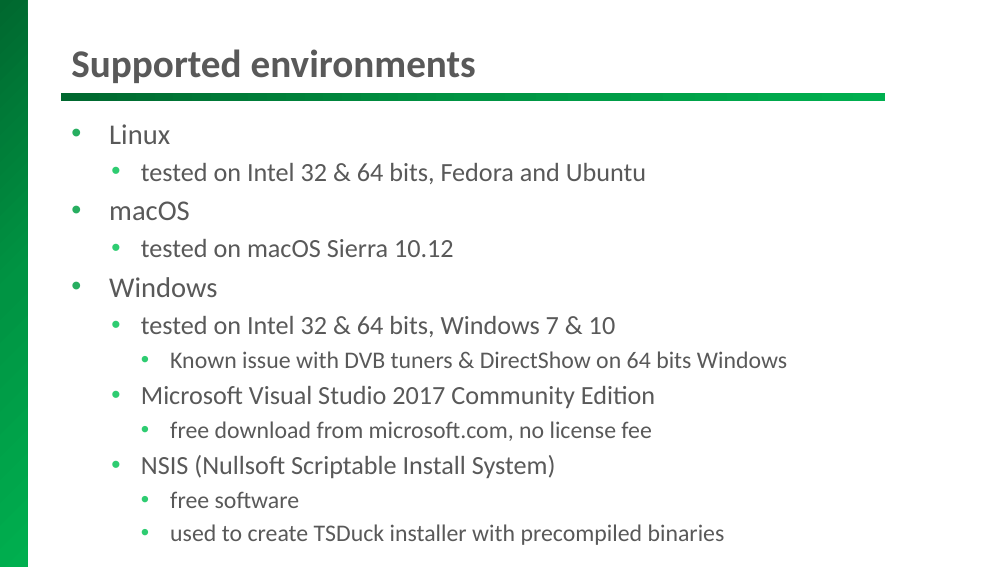
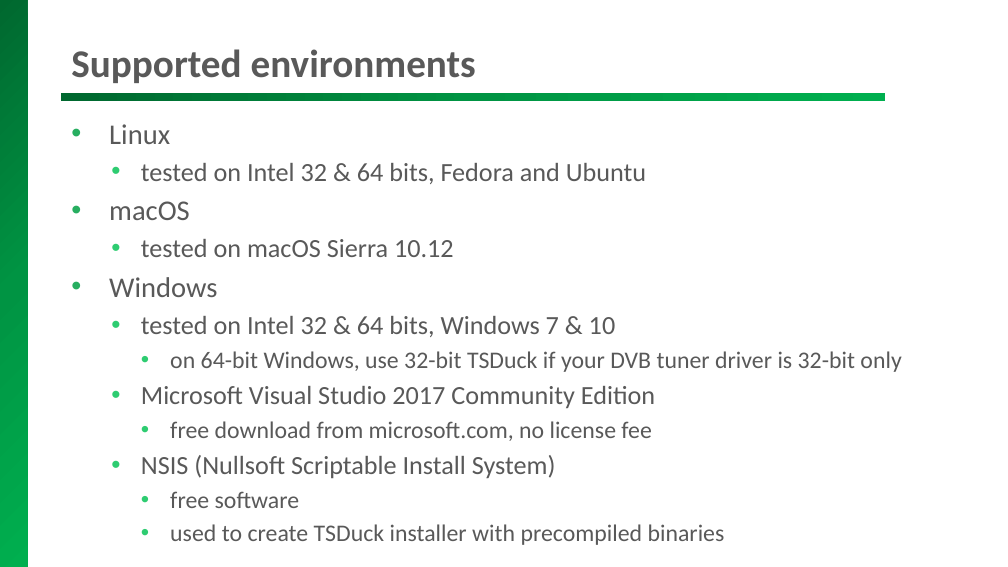
Before and after one commit to tsduck/tsduck, a slide deck: slide 27 of doc/tsduck-presentation.pptx. Drawn at 1008x567 pixels with LibreOffice and Linux fonts; fonts in the diff are those of the drawing; background and template pictures are left out. Boxes give left, top, right and bottom in pixels: in the first picture for what was removed or moved away, otherwise in the second. Text is boxed around its words. In the diff, an @@ line names an element or a change of style, - is before the commit and + after.

```diff
--- a/doc/tsduck-presentation.pptx
+++ b/doc/tsduck-presentation.pptx
@@ text at bbox=[170, 351, 901, 372]: text changed @@
-    • Known issue with DVB tuners & DirectShow on 64 bits Windows
+    • on 64-bit Windows, use 32-bit TSDuck if your DVB tuner driver is 32-bit only
```
Also in this commit, not shown: 1 other slide changed, 3 other files.
